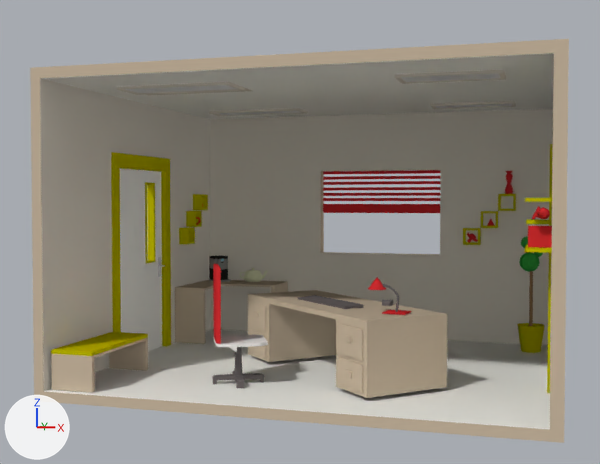
Before and after pictures for a commit that changed the Blender file Assets/Models/room2.blend.
Before and after are seen from a 50 mm camera at (3.46, -13.45, 2.86) aimed at (-0.54, -0.13, 2.37). Lighting does not change. The marker at lower left points along +X, +Y and +Z.

Script lines for the objects in view, before the commit:
```python
mat_15___default_001 = diffuse_material('15 - Default.001')
mat_15___default_001.base_color = (0.694, 0.0284, 0.0319)  # red #d92f32
mat_red = diffuse_material('red')
mat_red.base_color = (0.694, 0.0284, 0.0319)  # red #d92f32
mat_ywllow = diffuse_material('ywllow')
mat_ywllow.base_color = (0.546, 0.503, 0.0)  # yellow #c3bc00
me_cube = bpy.data.meshes.new('Cube')
me_cube.from_pydata(...)  # 7077 vertices, 7342 faces; spans x -3.67..3.67, y -3.15..3.23, z 0.0..4.77
me_cube.materials.append(mat_walls)  # white #e5ded0
me_cube.materials.append(mat_ywllow)  # yellow #c3bc00
me_cube.materials.append(mat_floor)  # white #fefdf6
me_cube.materials.append(mat_metal)  # light grey #d6d6d6
me_cube.materials.append(mat_red)  # red #d92f32
me_cube.materials.append(mat_dark_wall)  # beige #cbb9a1
me_cube.materials.append(mat_material)  # white #e7e7e7
me_cube.materials.append(mat_material_001)  # cyan #93d2da
me_cube.materials.append(mat_material_002)  # black #2c2b27
me_cube.materials.append(mat_material_003)  # grey #8f8e88
me_cube.materials.append(mat_material_004)  # dark red #50271d
me_cube.materials.append(mat_material_005)  # brown #a38059
me_cube.materials.append(mat_material_006)  # green #3cac45
me_cube.materials.append(mat_15___default_001)  # red #d92f32
me_cube.materials.append(mat_09___default_001)  # dark grey #6d6666
me_cube.materials.append(mat_material_007)  # beige #e5e7be
me_cube.materials.append(mat_14___default_001)  # white #f4f0ed
me_cube.materials.append(mat_09___default2_001)  # beige #cbb9a1
ob_cube = bpy.data.objects.new('Cube', me_cube)
ob_cube.location = (0.01, 0.0, 0.0)
```
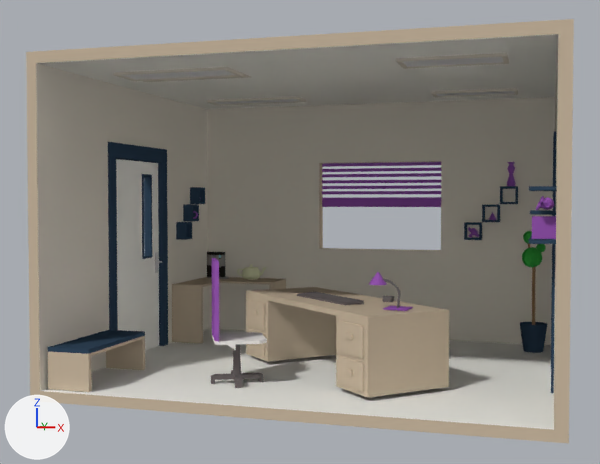
Pixel boxes [x1, y1, x2, y2] of what changed, in the pictures (600 x 464 px):
'Cube', recoloured, moved, rescaled: before [30, 39, 569, 443]; after [26, 19, 574, 444]

Diff of the bpy script that builds the scene:
```diff
--- a/Assets/Models/room2.blend.py
+++ b/Assets/Models/room2.blend.py
@@ mat_ywllow @@
 mat_ywllow = diffuse_material('ywllow')
-mat_ywllow.base_color = (0.546, 0.503, 0.0)  # yellow #c3bc00
+mat_ywllow.base_color = (0.0343, 0.0666, 0.112)  # dark blue #34495e
@@ mat_red @@
 mat_red = diffuse_material('red')
-mat_red.base_color = (0.694, 0.0284, 0.0319)  # red #d92f32
+mat_red.base_color = (0.328, 0.0999, 0.468)  # purple #9b59b6
@@ mat_15___default_001 @@
 mat_15___default_001 = diffuse_material('15 - Default.001')
-mat_15___default_001.base_color = (0.694, 0.0284, 0.0319)  # red #d92f32
+mat_15___default_001.base_color = (0.328, 0.0999, 0.468)  # purple #9b59b6
@@ ob_cube @@
 ob_cube = bpy.data.objects.new('Cube', me_cube)
-ob_cube.location = (0.01, 0.0, 0.0)
+ob_cube.location = (0.0, 0.0, 0.0)
+ob_cube.scale = (1.02, 1.0, 1.05)
```
